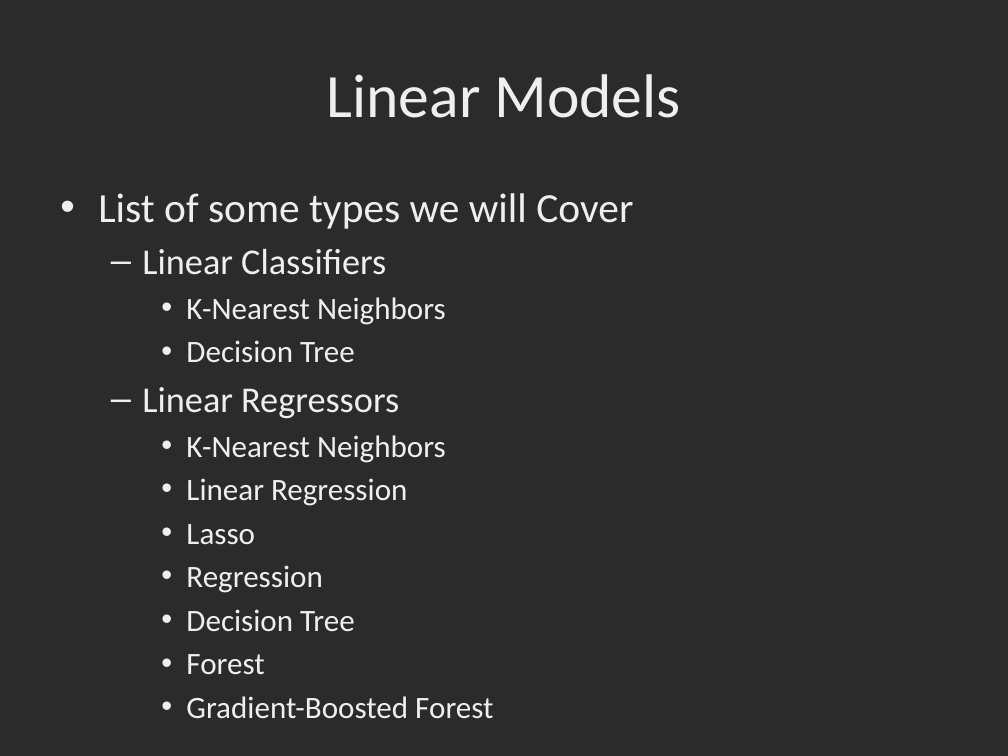
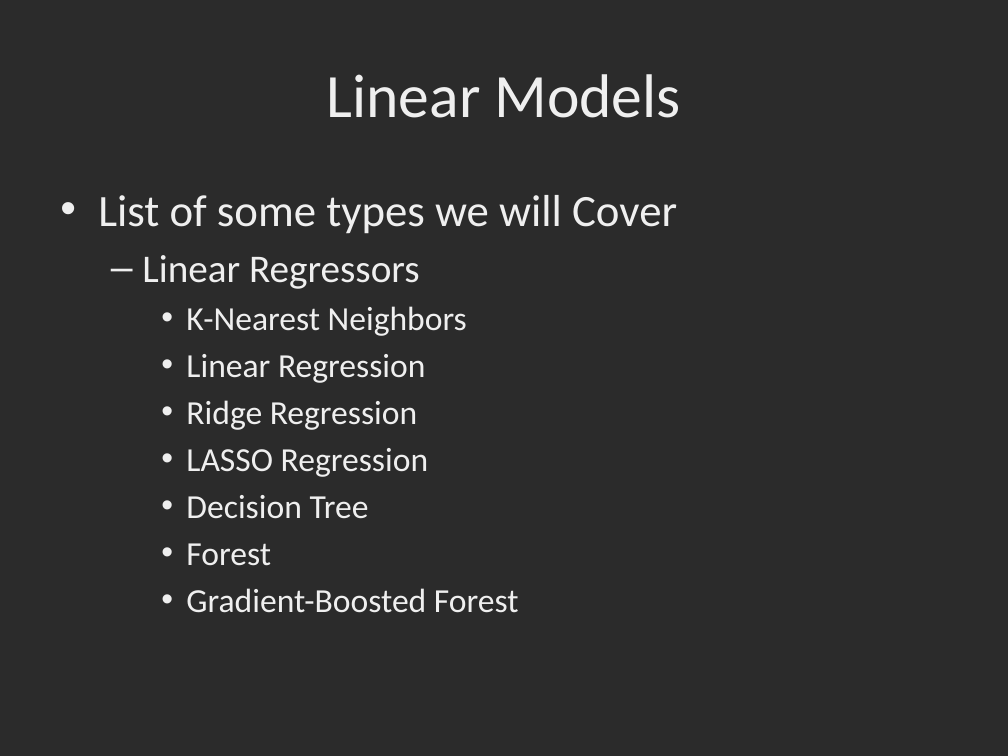
Before and after one commit to dbowmans46/PracticalProgramming, a slide deck: slide 29 of Session 7 - Python/Instructional Material/Session 7 - Python Brief Intro to Machine Learning with Scikit Learn.pptx (slide 27 before the commit). Drawn at 1008x756 pixels with LibreOffice and Linux fonts; fonts in the diff are those of the drawing; background and template pictures are left out; a plain dark background stands for a picture behind light text. Boxes give left, top, right and bottom in pixels: in the first picture for what was removed or moved away, otherwise in the second. Text is boxed around its words. In the diff, an @@ line names an element or a change of style, - is before the commit and + after.

Commit message:
Added slides for linear regressor, ridge, and lasso.  Added more classifiers to go over.

```diff
--- a/Session 7 - Python/Instructional Material/Session 7 - Python Brief Intro to Machine Learning with Scikit Learn.pptx
+++ b/Session 7 - Python/Instructional Material/Session 7 - Python Brief Intro to Machine Learning with Scikit Learn.pptx
@@ text at [98,195,677,613]: size 29.6 to 32 pt in "List of some types we will Cover"; size 25.9 to 28 pt in "Linear Regressors"; size 22.2 to 24 pt in "K-Nearest Neighbors", "Linear Regression", "Decision Tree", "Forest" and 1 more places @@
@@ text at [142,249,446,362]: paragraphs removed @@
-  – Linear Classifiers
-    • K-Nearest Neighbors
-    • Decision Tree
@@ text at [186,400,428,477]: text changed; size 22.2 to 24 pt @@
-    • Lasso
-    • Regression
+    • Ridge Regression
+    • LASSO Regression
```
Also in this commit, not shown: 5 other slides changed, 18 slides added.
